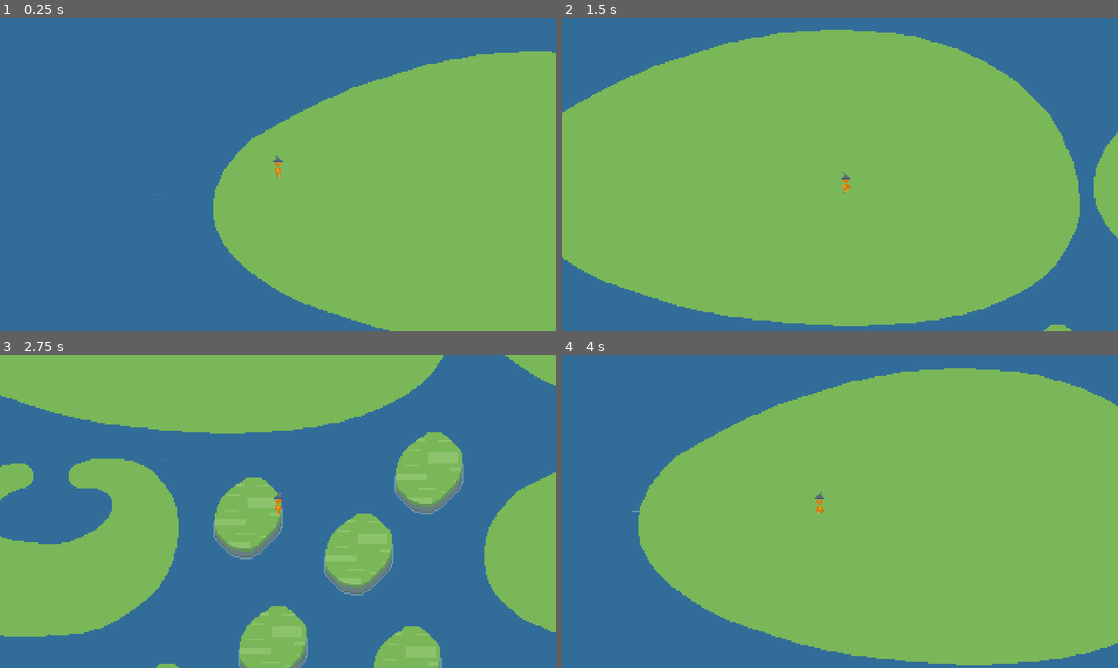
Above: before the commit, frames 1-4 (two rows, left to right).
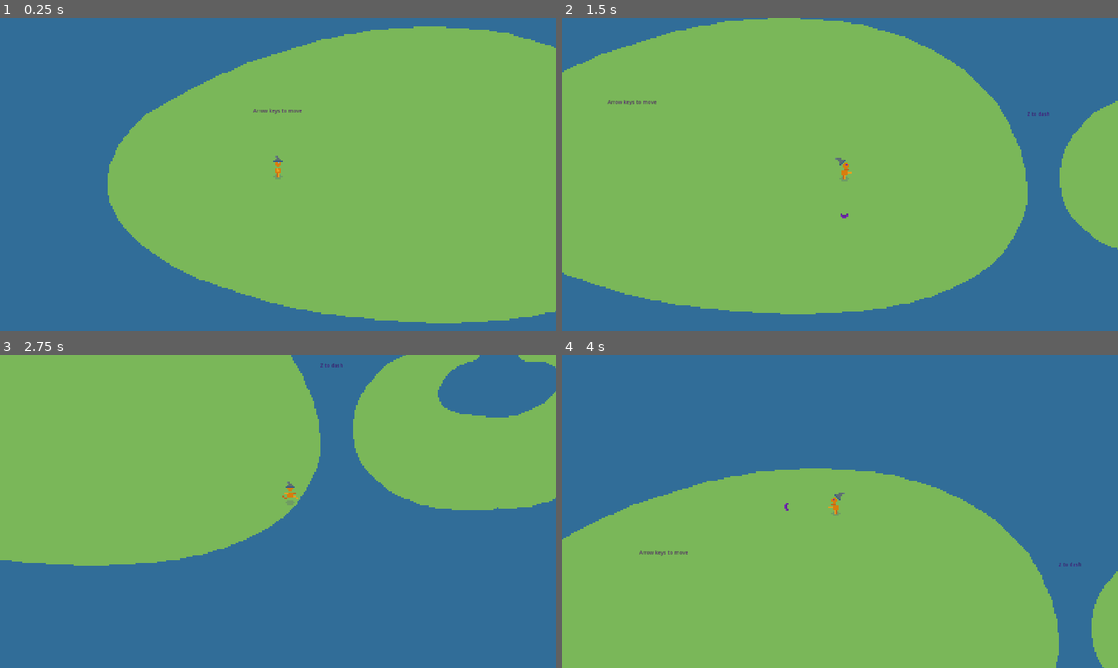
Above: after the commit, the same moments.

Repository: markopolojorgensen/ludum_dare_42
Game: Godot game, scene res://game.tscn
The game is run twice, just before and just after one commit, with the same random seed, the same clock (stepped at 60 frames per second) and the same inputs.
Inputs:
- Up to frame 1 (0.25 s): no input
- Up to frame 2 (1.5 s): tap Enter at 0.5 s; hold Right (ui_right) 0.53-1.28 s; hold Z (dash) 0.53-1.28 s; tap X (attack, bound only after the commit) at 0.8, 1.35 s; hold Down (ui_down) from 1.28 s (still down)
- Up to frame 3 (2.75 s): tap Z (dash) at 1.55 s; release Down (ui_down) at 2.03 s; hold Right (ui_right) from 2.03 s (still down); hold Z (dash) from 2.03 s (still down); tap X (attack, bound only after the commit) at 2.3 s
- Up to frame 4 (4 s): release Right (ui_right) at 2.78 s; release Z (dash) at 2.78 s; hold Up (ui_up) 2.78-3.53 s; tap X (attack, bound only after the commit) at 2.85, 3.8 s; tap Z (dash) at 3.05 s; hold Left (ui_left) from 3.53 s (still down); hold Z (dash) from 3.53 s (still down)

The runs differ from the first frame. In frame 1, 21% of the frame differs, in the area x 19-100%, y 2-100%; in frame 2, 16%; in frame 3, 43%; in frame 4, 44%, in the area x 0-100%, y 4-100%.

Commit message:
prota shadow, trigger, etc.

Diff:
--- a/diagetics/islands/big_island_1.tscn
+++ b/diagetics/islands/big_island_1.tscn
@@ -1,11 +1,6 @@
-[gd_scene load_steps=3 format=2]
+[gd_scene load_steps=2 format=2]
 
 [ext_resource path="res://diagetics/islands/sprites/island_03.png" type="Texture" id=1]
-
-[sub_resource type="CircleShape2D" id=1]
-
-custom_solver_bias = 0.0
-radius = 10.0
 
 [node name="big_island_1" type="Node2D"]
 
@@ -37,20 +32,4 @@
 
 [node name="landing_zones" type="Node2D" parent="." index="2"]
 
-[node name="landing_zone_1" type="StaticBody2D" parent="landing_zones" index="0"]
-
-position = Vector2( -659.131, 17.6814 )
-input_pickable = false
-collision_layer = 2
-collision_mask = 0
-constant_linear_velocity = Vector2( 0, 0 )
-constant_angular_velocity = 0.0
-friction = 1.0
-bounce = 0.0
-_sections_unfolded = [ "Collision" ]
-
-[node name="collision_shape_2d" type="CollisionShape2D" parent="landing_zones/landing_zone_1" index="0"]
-
-shape = SubResource( 1 )
-
 [node name="water_hazards" type="Node2D" parent="." index="3"]
--- /dev/null
+++ b/diagetics/islands/sections/tutorial.tscn
@@ -0,0 +1,82 @@
+[gd_scene load_steps=4 format=2]
+
+[ext_resource path="res://diagetics/islands/big_island_1.tscn" type="PackedScene" id=1]
+[ext_resource path="res://diagetics/islands/medium_island_1.tscn" type="PackedScene" id=2]
+[ext_resource path="res://diagetics/islands/tiny_island_1.tscn" type="PackedScene" id=3]
+
+[node name="tutorial" type="Node2D"]
+
+__meta__ = {
+"_edit_vertical_guides_": [ -770.661, 767.551 ]
+}
+
+[node name="hints" type="Node2D" parent="." index="0"]
+
+z_index = 2
+_sections_unfolded = [ "Z Index" ]
+
+[node name="arrow keys" type="Label" parent="hints" index="0"]
+
+modulate = Color( 0.355377, 0, 0.535156, 1 )
+anchor_left = 0.0
+anchor_top = 0.0
+anchor_right = 0.0
+anchor_bottom = 0.0
+margin_left = -363.0
+margin_top = -144.0
+margin_right = -236.0
+margin_bottom = -130.0
+rect_pivot_offset = Vector2( 0, 0 )
+rect_clip_content = false
+mouse_filter = 2
+mouse_default_cursor_shape = 0
+size_flags_horizontal = 1
+size_flags_vertical = 4
+text = "Arrow keys to move"
+percent_visible = 1.0
+lines_skipped = 0
+max_lines_visible = -1
+_sections_unfolded = [ "Visibility" ]
+
+[node name="dash" type="Label" parent="hints" index="1"]
+
+modulate = Color( 0.355377, 0, 0.535156, 1 )
+anchor_left = 0.0
+anchor_top = 0.0
+anchor_right = 0.0
+anchor_bottom = 0.0
+margin_left = 723.0
+margin_top = -113.0
+margin_right = 850.0
+margin_bottom = -99.0
+rect_pivot_offset = Vector2( 0, 0 )
+rect_clip_content = false
+mouse_filter = 2
+mouse_default_cursor_shape = 0
+size_flags_horizontal = 1
+size_flags_vertical = 4
+text = "Z to dash"
+percent_visible = 1.0
+lines_skipped = 0
+max_lines_visible = -1
+_sections_unfolded = [ "Visibility" ]
+
+[node name="islands" type="Node2D" parent="." index="1"]
+
+[node name="big_island_1" parent="islands" index="0" instance=ExtResource( 1 )]
+
+[node name="medium_island_1" parent="islands" index="1" instance=ExtResource( 2 )]
+
+position = Vector2( 1184.22, 59.1436 )
+
+[node name="tiny_island_1" parent="islands" index="2" instance=ExtResource( 3 )]
+
+position = Vector2( 1757.58, -84.0947 )
+
+[node name="tiny_island_2" parent="islands" index="3" instance=ExtResource( 3 )]
+
+position = Vector2( 2102.37, 50.4569 )
+
+[node name="tiny_island_3" parent="islands" index="4" instance=ExtResource( 3 )]
+
+position = Vector2( 2438.75, -109.323 )
--- a/diagetics/player/attack.gd
+++ b/diagetics/player/attack.gd
@@ -1,8 +1,33 @@
 extends Node2D
 
-var target
+signal casting
+signal done_casting
 
-func _process(delta):
-	if target != null:
-		var direction = target.global_position - global_position
-		rotation = direction.angle - PI/2
+export(NodePath) var intended_direction_path
+onready var intended_direction = get_node(intended_direction_path)
+
+var casting = false
+
+func _ready():
+	hide()
+
+func _unhandled_input(event):
+	if event.is_action_pressed("attack") and not casting and can_cast():
+		casting = true
+		show()
+		emit_signal("casting")
+		$animation_player.play("attack")
+		orient()
+
+		$timer.start()
+		yield($timer, "timeout")
+
+		emit_signal("done_casting")
+		hide()
+		casting = false
+
+func can_cast():
+	return not get_parent().is_dashing()
+
+func orient():
+	rotation = intended_direction.get_intended_direction().angle() + PI/2
--- a/diagetics/player/player.gd
+++ b/diagetics/player/player.gd
@@ -8,11 +8,26 @@
 	$dash.connect("dashing", $player_sprite, "dashing")
 	$dash.connect("done_dashing", $player_sprite, "done_dashing")
 
+	$attack.connect("casting", self, "start_casting")
+	$attack.connect("done_casting", self, "stop_casting")
+
 func _integrate_forces(state):
 	$movement.do_movement(state)
 
 func dashing():
 	previous_good_position = global_position
+
+func is_dashing():
+	return $dash.dashing
+
+func start_casting():
+	stop_moving()
+	$movement.freeze()
+	$player_sprite.casting = true
+
+func stop_casting():
+	$movement.unfreeze()
+	$player_sprite.casting = false
 
 func got_wet(water):
 	if resetting:
--- a/diagetics/player/player.tscn
+++ b/diagetics/player/player.tscn
@@ -7,18 +7,22 @@
 [ext_resource path="res://systems/movement/dash.gd" type="Script" id=5]
 [ext_resource path="res://diagetics/player/island_detector_area.gd" type="Script" id=6]
 [ext_resource path="res://diagetics/player/attack.gd" type="Script" id=7]
-[ext_resource path="res://diagetics/player/frames/prota_dash_1.png" type="Texture" id=8]
-[ext_resource path="res://diagetics/player/frames/prota_dash_2.png" type="Texture" id=9]
-[ext_resource path="res://diagetics/player/frames/prota_run_1.png" type="Texture" id=10]
-[ext_resource path="res://diagetics/player/frames/prota_run_2.png" type="Texture" id=11]
-[ext_resource path="res://diagetics/player/frames/prota_run_3.png" type="Texture" id=12]
-[ext_resource path="res://diagetics/player/frames/prota_run_4.png" type="Texture" id=13]
-[ext_resource path="res://diagetics/player/frames/prota_run_5.png" type="Texture" id=14]
-[ext_resource path="res://diagetics/player/frames/prota_run_6.png" type="Texture" id=15]
-[ext_resource path="res://diagetics/player/frames/prota_run_7.png" type="Texture" id=16]
-[ext_resource path="res://diagetics/player/frames/prota_run_8.png" type="Texture" id=17]
-[ext_resource path="res://diagetics/player/frames/prota_stand.png" type="Texture" id=18]
-[ext_resource path="res://diagetics/player/player_sprite.gd" type="Script" id=19]
+[ext_resource path="res://diagetics/player/frames/prota_attack.png" type="Texture" id=8]
+[ext_resource path="res://diagetics/player/frames/prota_dash_1.png" type="Texture" id=9]
+[ext_resource path="res://diagetics/player/frames/prota_dash_2.png" type="Texture" id=10]
+[ext_resource path="res://diagetics/player/frames/prota_run_1.png" type="Texture" id=11]
+[ext_resource path="res://diagetics/player/frames/prota_run_2.png" type="Texture" id=12]
+[ext_resource path="res://diagetics/player/frames/prota_run_3.png" type="Texture" id=13]
+[ext_resource path="res://diagetics/player/frames/prota_run_4.png" type="Texture" id=14]
+[ext_resource path="res://diagetics/player/frames/prota_run_5.png" type="Texture" id=15]
+[ext_resource path="res://diagetics/player/frames/prota_run_6.png" type="Texture" id=16]
+[ext_resource path="res://diagetics/player/frames/prota_run_7.png" type="Texture" id=17]
+[ext_resource path="res://diagetics/player/frames/prota_run_8.png" type="Texture" id=18]
+[ext_resource path="res://diagetics/player/frames/prota_stand.png" type="Texture" id=19]
+[ext_resource path="res://diagetics/player/frames/prota_cast_1.png" type="Texture" id=20]
+[ext_resource path="res://diagetics/player/frames/prota_cast_2.png" type="Texture" id=21]
+[ext_resource path="res://diagetics/player/player_sprite.gd" type="Script" id=22]
+[ext_resource path="res://diagetics/player/frames/prota_shadow.png" type="Texture" id=23]
 
 [sub_resource type="CircleShape2D" id=1]
 
@@ -28,7 +32,7 @@
 [sub_resource type="RectangleShape2D" id=2]
 
 custom_solver_bias = 0.0
-extents = Vector2( 10, 5 )
+extents = Vector2( 10, 6 )
 
 [sub_resource type="Animation" id=3]
 
@@ -52,25 +56,30 @@
 [sub_resource type="SpriteFrames" id=4]
 
 animations = [ {
-"frames": [ ExtResource( 8 ), ExtResource( 9 ) ],
+"frames": [ ExtResource( 9 ), ExtResource( 10 ) ],
 "loop": true,
 "name": "dash",
 "speed": 10.0
 }, {
-"frames": [ ExtResource( 10 ), ExtResource( 11 ), ExtResource( 12 ), ExtResource( 13 ), ExtResource( 14 ), ExtResource( 15 ), ExtResource( 16 ), ExtResource( 17 ) ],
+"frames": [ ExtResource( 11 ), ExtResource( 12 ), ExtResource( 13 ), ExtResource( 14 ), ExtResource( 15 ), ExtResource( 16 ), ExtResource( 17 ), ExtResource( 18 ) ],
 "loop": true,
 "name": "run",
 "speed": 10.0
 }, {
-"frames": [ ExtResource( 18 ) ],
+"frames": [ ExtResource( 19 ) ],
 "loop": false,
 "name": "stand",
 "speed": 5.0
+}, {
+"frames": [ ExtResource( 20 ), ExtResource( 21 ) ],
+"loop": true,
+"name": "cast",
+"speed": 12.0
 } ]
 
-[node name="player" type="RigidBody2D" index="0"]
-
-z_index = 1
+[node name="player" type="RigidBody2D"]
+
+z_index = 2
 input_pickable = false
 collision_layer = 4
 collision_mask = 9
@@ -183,12 +192,13 @@
 
 [node name="attack" type="Node2D" parent="." index="8"]
 
-editor/display_folded = true
+position = Vector2( 0, -12 )
 script = ExtResource( 7 )
+_sections_unfolded = [ "Transform" ]
+intended_direction_path = NodePath("../intended_direction")
 
 [node name="static_body_2d" type="StaticBody2D" parent="attack" index="0"]
 
-position = Vector2( 0, -128 )
 input_pickable = false
 collision_layer = 0
 collision_mask = 16
@@ -201,6 +211,15 @@
 [node name="collision_shape_2d" type="CollisionShape2D" parent="attack/static_body_2d" index="0"]
 
 shape = SubResource( 2 )
+_sections_unfolded = [ "Transform" ]
+
+[node name="sprite" type="Sprite" parent="attack/static_body_2d" index="1"]
+
+position = Vector2( -2, 2 )
+rotation = -1.5708
+scale = Vector2( 4, 4 )
+texture = ExtResource( 8 )
+_sections_unfolded = [ "Transform" ]
 
 [node name="animation_player" type="AnimationPlayer" parent="attack" index="1"]
 
@@ -212,11 +231,25 @@
 anims/attack = SubResource( 3 )
 blend_times = [  ]
 
+[node name="timer" type="Timer" parent="attack" index="2"]
+
+process_mode = 1
+wait_time = 0.2
+one_shot = true
+autostart = false
+
 [node name="player_sprite" type="AnimatedSprite" parent="." index="9"]
 
 position = Vector2( 0, -16 )
 scale = Vector2( 4, 4 )
 frames = SubResource( 4 )
 animation = "stand"
-script = ExtResource( 19 )
-_sections_unfolded = [ "Transform" ]
+script = ExtResource( 22 )
+_sections_unfolded = [ "Transform" ]
+
+[node name="shadow" type="Sprite" parent="player_sprite" index="0"]
+
+modulate = Color( 1, 1, 1, 0.381216 )
+z_index = -1
+texture = ExtResource( 23 )
+_sections_unfolded = [ "Transform", "Visibility", "Z Index" ]
--- a/diagetics/player/player_sprite.gd
+++ b/diagetics/player/player_sprite.gd
@@ -1,6 +1,7 @@
 extends AnimatedSprite
 
 var dashing = false
+var casting = false
 
 func _process(delta):
 	if get_parent().linear_velocity.x > 30:
@@ -10,11 +11,12 @@
 
 	if dashing:
 		play("dash")
+	elif casting:
+		play("cast")
 	elif get_parent().linear_velocity.length() > 120:
 		play("run")
 	else:
 		play("stand")
-
 
 func dashing():
 	dashing = true
--- /dev/null
+++ b/diagetics/trigger/trigger.gd
@@ -0,0 +1,7 @@
+extends Node2D
+
+func _ready():
+	$area_2d.connect("body_entered", self, "body_entered")
+
+func body_entered():
+	print("triggered")
--- /dev/null
+++ b/diagetics/trigger/trigger.tscn
@@ -0,0 +1,54 @@
+[gd_scene load_steps=6 format=2]
+
+[ext_resource path="res://diagetics/trigger/trigger.gd" type="Script" id=1]
+[ext_resource path="res://diagetics/enemies/trigger_trigger.png" type="Texture" id=2]
+[ext_resource path="res://diagetics/enemies/trigger_shadow.png" type="Texture" id=3]
+
+[sub_resource type="SpriteFrames" id=1]
+
+animations = [ {
+"frames": [ ExtResource( 2 ) ],
+"loop": false,
+"name": "default",
+"speed": 5.0
+} ]
+
+[sub_resource type="CircleShape2D" id=2]
+
+custom_solver_bias = 0.0
+radius = 24.0
+
+[node name="trigger" type="Node2D" index="0"]
+
+script = ExtResource( 1 )
+
+[node name="animated_sprite" type="AnimatedSprite" parent="." index="0"]
+
+scale = Vector2( 4, 4 )
+frames = SubResource( 1 )
+animation = "default"
+_sections_unfolded = [ "Transform" ]
+
+[node name="sprite" type="Sprite" parent="animated_sprite" index="0"]
+
+position = Vector2( 0.5, 0 )
+texture = ExtResource( 3 )
+_sections_unfolded = [ "Transform" ]
+
+[node name="area_2d" type="Area2D" parent="." index="1"]
+
+position = Vector2( 2.5, -12 )
+input_pickable = true
+gravity_vec = Vector2( 0, 1 )
+gravity = 98.0
+linear_damp = 0.1
+angular_damp = 1.0
+collision_layer = 16
+collision_mask = 0
+audio_bus_override = false
+audio_bus_name = "Master"
+_sections_unfolded = [ "Collision", "Transform" ]
+
+[node name="collision_shape_2d" type="CollisionShape2D" parent="area_2d" index="0"]
+
+shape = SubResource( 2 )
--- a/diagetics/tutorial/tutorial.tscn
+++ /dev/null
@@ -1,37 +0,0 @@
-[gd_scene load_steps=3 format=2]
-
-[ext_resource path="res://diagetics/islands/big_island_1.tscn" type="PackedScene" id=1]
-[ext_resource path="res://diagetics/islands/medium_island_1.tscn" type="PackedScene" id=2]
-
-[node name="tutorial" type="Node2D"]
-
-__meta__ = {
-"_edit_vertical_guides_": [ -770.661, 767.551 ]
-}
-
-[node name="label" type="Label" parent="." index="0"]
-
-anchor_left = 0.0
-anchor_top = 0.0
-anchor_right = 0.0
-anchor_bottom = 0.0
-margin_left = 482.0
-margin_top = -164.0
-margin_right = 522.0
-margin_bottom = -150.0
-rect_pivot_offset = Vector2( 0, 0 )
-rect_clip_content = false
-mouse_filter = 2
-mouse_default_cursor_shape = 0
-size_flags_horizontal = 1
-size_flags_vertical = 4
-text = "DASH"
-percent_visible = 1.0
-lines_skipped = 0
-max_lines_visible = -1
-
-[node name="big_island_1" parent="." index="1" instance=ExtResource( 1 )]
-
-[node name="medium_island_1" parent="." index="2" instance=ExtResource( 2 )]
-
-position = Vector2( 1184.22, 59.1436 )
--- a/game.tscn
+++ b/game.tscn
@@ -3,8 +3,8 @@
 [ext_resource path="res://game.gd" type="Script" id=1]
 [ext_resource path="res://section_manager.gd" type="Script" id=2]
 [ext_resource path="res://diagetics/waves/waves.gd" type="Script" id=3]
-[ext_resource path="res://diagetics/islands/sections/island_section_1.tscn" type="PackedScene" id=4]
-[ext_resource path="res://diagetics/player/player.tscn" type="PackedScene" id=5]
+[ext_resource path="res://diagetics/player/player.tscn" type="PackedScene" id=4]
+[ext_resource path="res://diagetics/islands/sections/tutorial.tscn" type="PackedScene" id=5]
 [ext_resource path="res://diagetics/water.png" type="Texture" id=6]
 
 [sub_resource type="RectangleShape2D" id=1]
@@ -59,16 +59,13 @@
 one_shot = false
 autostart = true
 
-[node name="island_section_1" parent="world" index="2" instance=ExtResource( 4 )]
+[node name="player" parent="world" index="2" instance=ExtResource( 4 )]
 
-[node name="island_section_2" parent="world" index="3" instance=ExtResource( 4 )]
+position = Vector2( -2968.33, 36.136 )
 
-position = Vector2( 1500, 0 )
-_sections_unfolded = [ "Transform" ]
+[node name="tutorial" parent="world" index="3" instance=ExtResource( 5 )]
 
-[node name="player" parent="world" index="4" instance=ExtResource( 5 )]
-
-position = Vector2( -567.855, -402.661 )
+position = Vector2( -2669.6, 9.31799 )
 
 [node name="bg" type="CanvasLayer" parent="." index="1"]
 
--- a/project.godot
+++ b/project.godot
@@ -44,8 +44,9 @@
 
 [input]
 
-dash=[ Object(InputEventKey,"resource_local_to_scene":false,"resource_name":"","device":0,"alt":false,"shift":false,"control":false,"meta":false,"command":false,"pressed":false,"scancode":32,"unicode":0,"echo":false,"script":null)
-, Object(InputEventKey,"resource_local_to_scene":false,"resource_name":"","device":0,"alt":false,"shift":false,"control":false,"meta":false,"command":false,"pressed":false,"scancode":90,"unicode":0,"echo":false,"script":null)
+dash=[ Object(InputEventKey,"resource_local_to_scene":false,"resource_name":"","device":0,"alt":false,"shift":false,"control":false,"meta":false,"command":false,"pressed":false,"scancode":90,"unicode":0,"echo":false,"script":null)
+ ]
+attack=[ Object(InputEventKey,"resource_local_to_scene":false,"resource_name":"","device":0,"alt":false,"shift":false,"control":false,"meta":false,"command":false,"pressed":false,"scancode":88,"unicode":0,"echo":false,"script":null)
  ]
 
 [layer_names]
--- a/systems/movement/movement.gd
+++ b/systems/movement/movement.gd
@@ -9,11 +9,12 @@
 export(NodePath) var intended_direction_path
 onready var intended_direction = get_node(intended_direction_path)
 
-var stop_moving
+var stop_moving = false
+var frozen = false
 
 func do_movement(state):
 	var id = intended_direction.get_intended_direction()
-	if id.length() > 0.1:
+	if id.length() > 0.1 and not frozen:
 		# accelerate that direction
 		body.apply_impulse(Vector2(), id.normalized() * acceleration * state.step)
 
@@ -27,3 +28,9 @@
 
 func stop_moving():
 	stop_moving = true
+
+func freeze():
+	frozen = true
+
+func unfreeze():
+	frozen = false
Binary file added: diagetics/enemies/trigger_shadow.png
Not shown, added: diagetics/enemies/trigger_shadow.png.import
Binary file added: diagetics/enemies/trigger_trigger.png
Not shown, added: diagetics/enemies/trigger_trigger.png.import
Binary file added: diagetics/player/frames/prota_attack.png
Not shown, added: diagetics/player/frames/prota_attack.png.import
Binary file added: diagetics/player/frames/prota_cast_1.png
Not shown, added: diagetics/player/frames/prota_cast_1.png.import
Binary file added: diagetics/player/frames/prota_cast_2.png
Not shown, added: diagetics/player/frames/prota_cast_2.png.import
Binary file added: diagetics/player/frames/prota_shadow.png
Not shown, added: diagetics/player/frames/prota_shadow.png.import
(and 2 more such lines)
